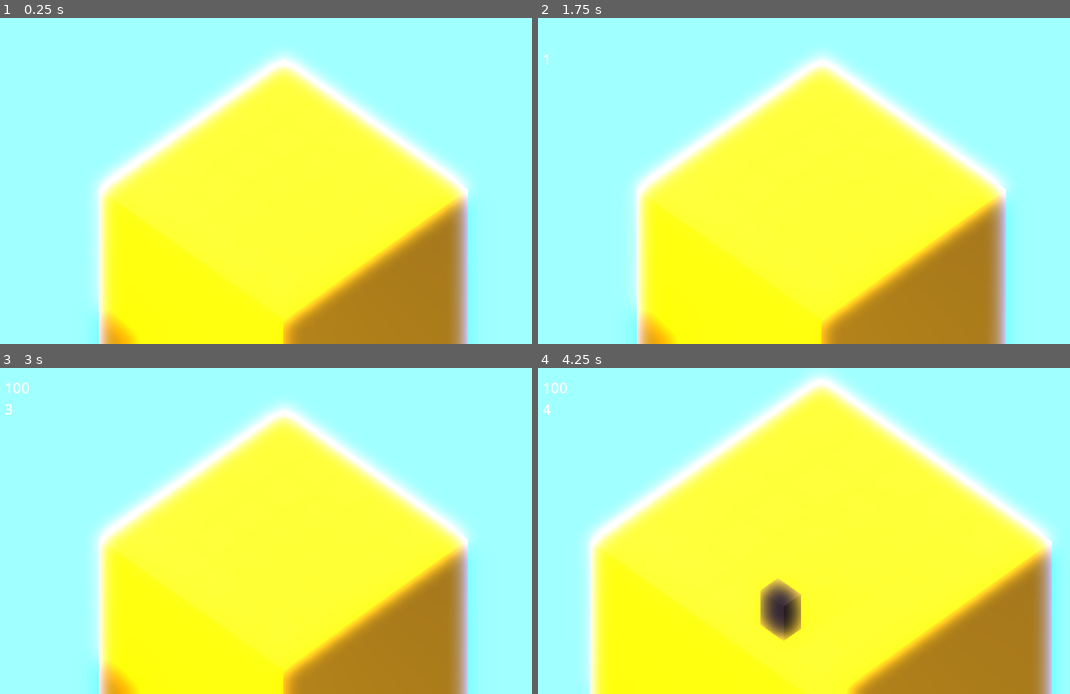
Above: before the commit, frames 1-4 (two rows, left to right).
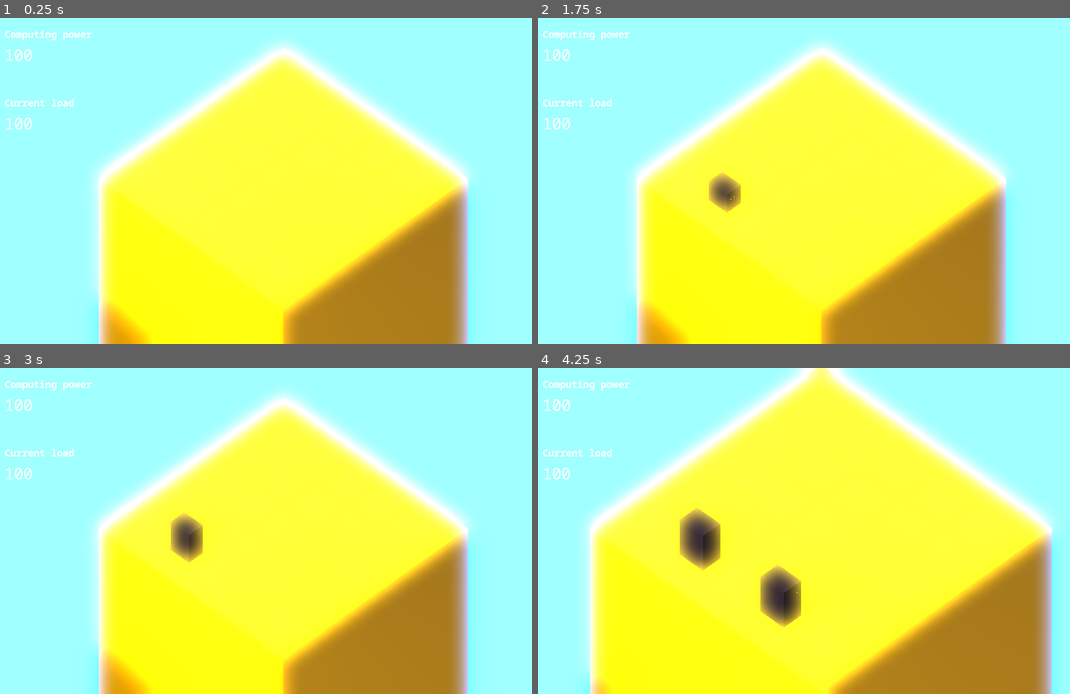
Above: after the commit, the same moments.

Repository: maroun-baydoun/will-it-scale
Game: Godot game, scene res://scenes/main.tscn
The game is run twice, just before and just after one commit, with the same random seed, the same clock (stepped at 60 frames per second) and the same inputs.
Inputs (mouse positions are in pixels of both pictures, inside the frame that each line leads up to):
- Up to frame 1 (0.25 s): no input
- Up to frame 2 (1.75 s): tap Enter at 0.5 s; move the mouse to (952, 164) at 0.52 s; hold Mouse wheel up (zoom_in) 0.53-1.28 s; click (952, 164) at 0.67 s; tap Space at 1.25 s; move the mouse to (708, 197) at 1.27 s; tap Mouse wheel down (zoom_out) at 1.35 s; click (708, 197) at 1.42 s
- Up to frame 3 (3 s): move the mouse to (345, 459) at 2.02 s; hold Mouse wheel up (zoom_in) 2.03-2.78 s; click (345, 459) at 2.17 s; tap Enter at 2.75 s; move the mouse to (255, 596) at 2.77 s; tap Mouse wheel down (zoom_out) at 2.85 s; click (255, 596) at 2.92 s
- Up to frame 4 (4.25 s): move the mouse to (995, 579) at 3.52 s; hold Mouse wheel up (zoom_in) from 3.53 s (still down); click (995, 579) at 3.67 s

The runs differ from the first frame. In frame 1, 12% of the frame differs, in the area x 0-89%, y 3-100%; in frame 2, 13%; in frame 3, 13%; in frame 4, 19%, in the area x 0-98%, y 0-100%.

Commit message:
Add new GUI scene

Diff:
--- /dev/null
+++ b/gui/statistics-panel.tscn
@@ -0,0 +1,82 @@
+[gd_scene load_steps=3 format=3 uid="uid://bmci4bg3dbcar"]
+
+[ext_resource type="FontFile" uid="uid://cwxxvels6k7tt" path="res://assets/fonts/NotoSansMono-Regular.ttf" id="1_yb4qv"]
+[ext_resource type="FontFile" uid="uid://cp55nkphtgax0" path="res://assets/fonts/NotoSansMono-Bold.ttf" id="2_8vech"]
+
+[node name="statistics-panel" type="Control"]
+layout_mode = 3
+anchors_preset = 9
+anchor_bottom = 1.0
+offset_top = -1.0
+offset_right = 436.0
+grow_vertical = 2
+mouse_filter = 1
+
+[node name="MarginContainer" type="MarginContainer" parent="."]
+layout_mode = 1
+anchors_preset = 15
+anchor_right = 1.0
+anchor_bottom = 1.0
+grow_horizontal = 2
+grow_vertical = 2
+theme_override_constants/margin_left = 32
+theme_override_constants/margin_top = 32
+theme_override_constants/margin_right = 32
+
+[node name="VBoxContainer" type="VBoxContainer" parent="MarginContainer"]
+layout_mode = 2
+theme_override_constants/separation = 100
+
+[node name="VBoxContainer" type="VBoxContainer" parent="MarginContainer/VBoxContainer"]
+layout_mode = 2
+size_flags_horizontal = 3
+theme_override_constants/separation = 10
+
+[node name="Label" type="RichTextLabel" parent="MarginContainer/VBoxContainer/VBoxContainer"]
+layout_mode = 2
+theme_override_fonts/normal_font = ExtResource("1_yb4qv")
+theme_override_fonts/bold_font = ExtResource("2_8vech")
+theme_override_font_sizes/normal_font_size = 24
+theme_override_font_sizes/bold_font_size = 32
+theme_override_font_sizes/bold_italics_font_size = 6
+theme_override_font_sizes/mono_font_size = 20
+bbcode_enabled = true
+text = "[b]Computing power[/b]"
+fit_content = true
+scroll_active = false
+shortcut_keys_enabled = false
+
+[node name="TotalComputingPowerLabel" type="Label" parent="MarginContainer/VBoxContainer/VBoxContainer"]
+layout_mode = 2
+theme_override_fonts/font = ExtResource("1_yb4qv")
+theme_override_font_sizes/font_size = 52
+text = "100"
+
+[node name="VBoxContainer2" type="VBoxContainer" parent="MarginContainer/VBoxContainer"]
+layout_mode = 2
+size_flags_horizontal = 3
+theme_override_constants/separation = 10
+
+[node name="Label" type="RichTextLabel" parent="MarginContainer/VBoxContainer/VBoxContainer2"]
+layout_mode = 2
+theme_override_fonts/normal_font = ExtResource("1_yb4qv")
+theme_override_fonts/bold_font = ExtResource("2_8vech")
+theme_override_font_sizes/normal_font_size = 24
+theme_override_font_sizes/bold_font_size = 32
+theme_override_font_sizes/bold_italics_font_size = 6
+theme_override_font_sizes/mono_font_size = 20
+bbcode_enabled = true
+text = "[b]Current load[/b]"
+fit_content = true
+scroll_active = false
+shortcut_keys_enabled = false
+
+[node name="CurrentLoadLabel" type="Label" parent="MarginContainer/VBoxContainer/VBoxContainer2"]
+layout_mode = 2
+theme_override_fonts/font = ExtResource("1_yb4qv")
+theme_override_font_sizes/font_size = 52
+text = "100"
+
+[node name="TimeLabel" type="Label" parent="MarginContainer/VBoxContainer"]
+layout_mode = 2
+theme_override_font_sizes/font_size = 36
--- a/scenes/main.tscn
+++ b/scenes/main.tscn
@@ -2,6 +2,7 @@
 
 [ext_resource type="Script" path="res://scripts/main.gd" id="1_nvayq"]
 [ext_resource type="PackedScene" uid="uid://cqi6wbtu3vlap" path="res://scenes/server-container.tscn" id="2_n07kn"]
+[ext_resource type="PackedScene" uid="uid://bmci4bg3dbcar" path="res://gui/statistics-panel.tscn" id="3_ph4uk"]
 
 [sub_resource type="ProceduralSkyMaterial" id="ProceduralSkyMaterial_46v2u"]
 sky_horizon_color = Color(0.64625, 0.65575, 0.67075, 1)
@@ -57,8 +58,6 @@
 material = SubResource("StandardMaterial3D_kji3e")
 size = Vector3(4, 10, 4)
 
-[sub_resource type="SystemFont" id="SystemFont_c8oif"]
-
 [node name="Main" type="Node3D"]
 script = ExtResource("1_nvayq")
 
@@ -88,7 +87,7 @@
 [node name="CameraContainer" type="Node3D" parent="."]
 
 [node name="Camera3D" type="Camera3D" parent="CameraContainer"]
-transform = Transform3D(-0.707107, 0.5, -0.5, 2.4663e-16, 0.707107, 0.707107, 0.707107, 0.5, -0.5, -2.01485, 3.00146, -1.97786)
+transform = Transform3D(-0.707107, 0.5, -0.5, 2.4663e-16, 0.707107, 0.707107, 0.707107, 0.5, -0.5, -2.01485, 2.76879, -1.97786)
 projection = 1
 current = true
 fov = 67.8
@@ -109,6 +108,7 @@
 [node name="CanvasLayer" type="CanvasLayer" parent="."]
 
 [node name="Control" type="Control" parent="CanvasLayer"]
+visible = false
 layout_mode = 3
 anchors_preset = 15
 anchor_right = 1.0
@@ -126,17 +126,27 @@
 grow_vertical = 2
 theme_override_constants/margin_left = 32
 theme_override_constants/margin_top = 32
+theme_override_constants/margin_right = 32
 
 [node name="VBoxContainer" type="VBoxContainer" parent="CanvasLayer/Control/MarginContainer"]
 layout_mode = 2
 
-[node name="TotalComputingPowerLabel" type="Label" parent="CanvasLayer/Control/MarginContainer/VBoxContainer"]
+[node name="HBoxContainer" type="HBoxContainer" parent="CanvasLayer/Control/MarginContainer/VBoxContainer"]
+layout_mode = 2
+
+[node name="TotalComputingPowerLabel" type="Label" parent="CanvasLayer/Control/MarginContainer/VBoxContainer/HBoxContainer"]
+layout_mode = 2
+size_flags_horizontal = 3
+theme_override_font_sizes/font_size = 48
+
+[node name="TimeLabel" type="Label" parent="CanvasLayer/Control/MarginContainer/VBoxContainer/HBoxContainer"]
+layout_mode = 2
+theme_override_font_sizes/font_size = 36
+
+[node name="LoadLabel" type="Label" parent="CanvasLayer/Control/MarginContainer/VBoxContainer"]
 layout_mode = 2
 theme_override_font_sizes/font_size = 48
 
-[node name="TimeLabel" type="Label" parent="CanvasLayer/Control/MarginContainer/VBoxContainer"]
-layout_mode = 2
-theme_override_fonts/font = SubResource("SystemFont_c8oif")
-theme_override_font_sizes/font_size = 48
+[node name="statistics-panel" parent="CanvasLayer" instance=ExtResource("3_ph4uk")]
 
 [connection signal="computing_power_updated" from="Floor/server_container" to="." method="_on_server_container_computing_power_updated"]
--- a/scripts/main.gd
+++ b/scripts/main.gd
@@ -7,11 +7,17 @@
 
 @onready var _server_scene: PackedScene = load("res://scenes/server.tscn")
 
-@onready var total_computing_power_label: Label = $CanvasLayer/Control/MarginContainer/VBoxContainer/TotalComputingPowerLabel
-@onready var time_label: Label = $CanvasLayer/Control/MarginContainer/VBoxContainer/TimeLabel
+@onready var total_computing_power_label: Label = $CanvasLayer/Control/MarginContainer/VBoxContainer/HBoxContainer/TotalComputingPowerLabel
+@onready var time_label: Label = $CanvasLayer/Control/MarginContainer/VBoxContainer/HBoxContainer/TimeLabel
+@onready var load_label: Label = $CanvasLayer/Control/MarginContainer/VBoxContainer/LoadLabel
 
 @onready var global_timer: Timer = $GlobalTimer
 
+var random_number_generator = RandomNumberGenerator.new()
+
+
+var sessions: int
+var computing_power_per_session: int = 10
 
 var time_elapsed_in_second: int:
 	set(time):
@@ -55,6 +61,9 @@
 func _on_global_timer_tick():
 	time_elapsed_in_second += 1
 
+	sessions = random_number_generator.randi_range(1, 100)
+	load_label.text = str(sessions * computing_power_per_session)
+
 func _on_click(origin):
 	var server: Server = _server_scene.instantiate()
 	server_container.add_server(server)
Binary file added: assets/fonts/NotoSansMono-Bold.ttf
Not shown, added: assets/fonts/NotoSansMono-Bold.ttf.import
Binary file added: assets/fonts/NotoSansMono-Regular.ttf
Not shown, added: assets/fonts/NotoSansMono-Regular.ttf.import
Binary file added: assets/fonts/NotoSansMono-Thin.ttf
Not shown, added: assets/fonts/NotoSansMono-Thin.ttf.import
Not shown, added: assets/fonts/OFL.txt
